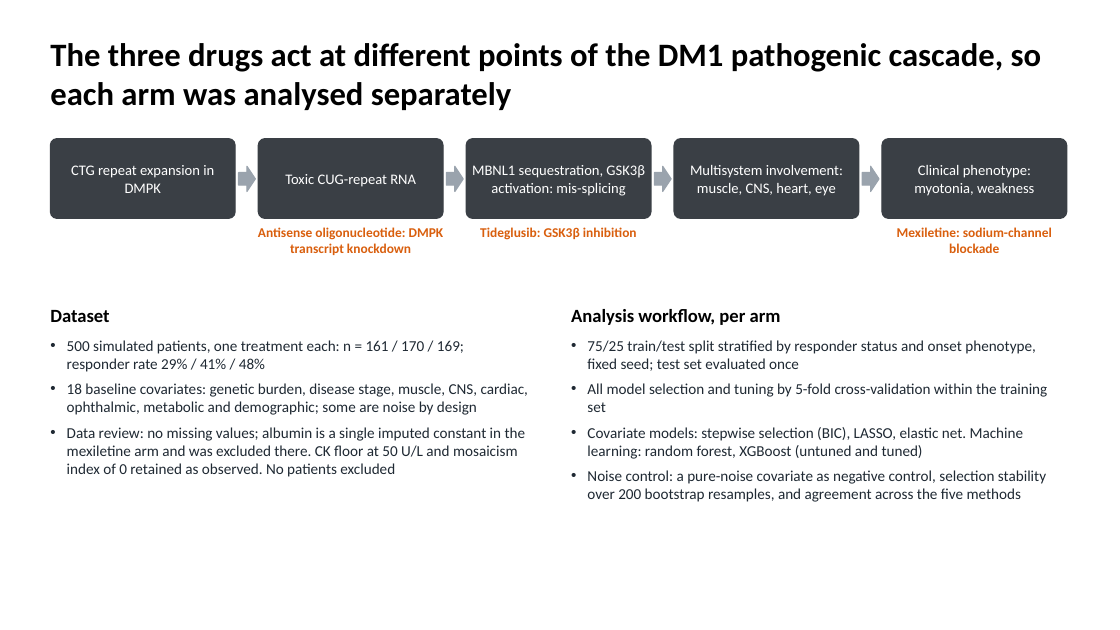
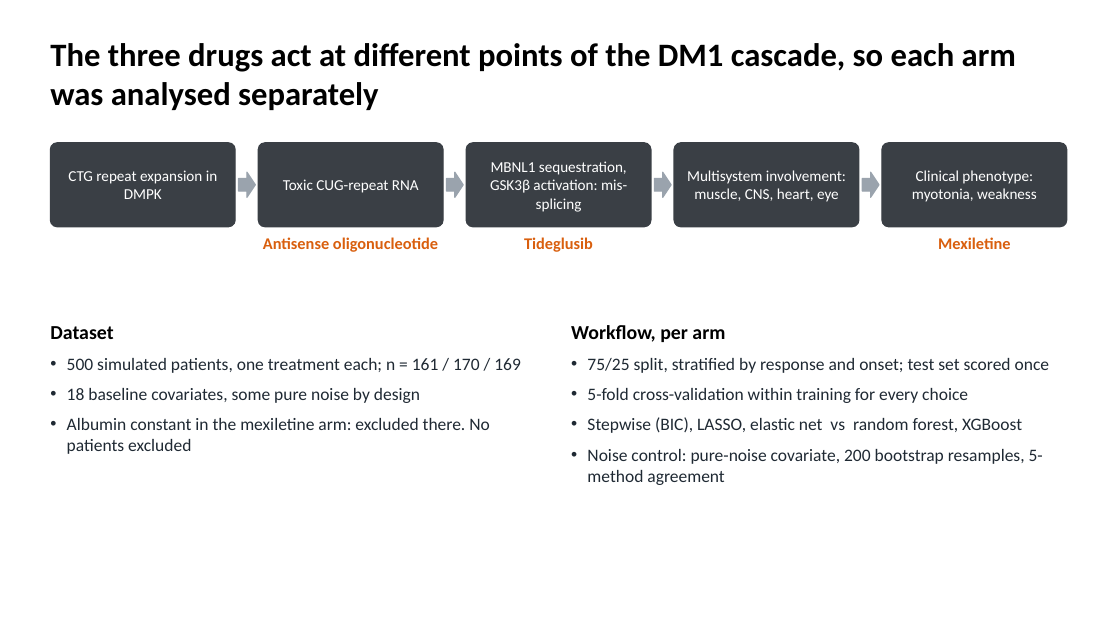
Before and after one commit to euibeom135-cell/acop2026-hackathon-team1, a slide deck: slide 3 of slides/Team1_DM1_slides.pptx. Drawn at 1120x630 pixels with LibreOffice and Linux fonts; fonts in the diff are those of the drawing. Boxes give left, top, right and bottom in pixels: in the first picture for what was removed or moved away, otherwise in the second. Text is boxed around its words. In the diff, an @@ line names an element or a change of style, - is before the commit and + after.

```diff
--- a/slides/Team1_DM1_slides.pptx
+++ b/slides/Team1_DM1_slides.pptx
@@ title at <box>50,43,1016,110</box>: text changed @@
-The three drugs act at different points of the DM1 pathogenic cascade, so each arm was analysed separately
+The three drugs act at different points of the DM1 cascade, so each arm was analysed separately
@@ rounded rectangle: place and size @@
-rounded rectangle at <box>50,139,235,218</box>
+rounded rectangle at <box>50,143,235,227</box>
@@ rounded rectangle: place and size @@
-rounded rectangle at <box>259,139,444,218</box>
+rounded rectangle at <box>259,143,444,227</box>
@@ rounded rectangle: place and size @@
-rounded rectangle at <box>466,139,651,218</box>
+rounded rectangle at <box>466,143,651,227</box>
@@ proportions changed in 5 elements at <box>50,143,235,227</box>, <box>259,143,444,227</box>, <box>466,143,651,227</box>, <box>882,143,1067,227</box>, <box>675,143,860,227</box> @@
@@ rounded rectangle: place and size @@
-rounded rectangle at <box>675,139,860,218</box>
+rounded rectangle at <box>675,143,860,227</box>
@@ size 12.5 to 13 pt in 5 elements at <box>68,170,217,199</box>, <box>283,179,419,193</box>, <box>490,161,627,212</box>, <box>687,170,846,202</box>, <box>912,170,1037,202</box> @@
@@ rounded rectangle: place and size @@
-rounded rectangle at <box>882,139,1067,218</box>
+rounded rectangle at <box>882,143,1067,227</box>
@@ 4 right arrows: place and size @@
-4 right arrows at <box>239,166,880,192</box>
+4 right arrows at <box>239,172,880,197</box>
@@ text at <box>263,237,438,252</box>: text changed; size 11.5 to 14 pt @@
-Antisense oligonucleotide: DMPK transcript knockdown
+Antisense oligonucleotide
@@ text at <box>524,237,593,252</box>: text changed; size 11.5 to 14 pt @@
-Tideglusib: GSK3β inhibition
+Tideglusib
@@ text at <box>938,237,1011,249</box>: text changed; size 11.5 to 14 pt @@
-Mexiletine: sodium-channel blockade
+Mexiletine
@@ text "Dataset": place and size @@
-text "Dataset" at <box>50,310,109,322</box>
+text "Dataset" at <box>50,326,113,339</box>
@@ text "Dataset" at <box>50,326,113,339</box>: size 16 to 17 pt @@
@@ text at <box>571,325,725,342</box>: text changed; size 16 to 17 pt @@
-Analysis workflow, per arm
+Workflow, per arm
@@ text at <box>67,358,521,454</box>: text changed; size 13 to 15 pt @@
-• 500 simulated patients, one treatment each: n = 161 / 170 / 169; responder rate 29% / 41% / 48%
-• 18 baseline covariates: genetic burden, disease stage, muscle, CNS, cardiac, ophthalmic, metabolic and demographic; some are noise by design
-• Data review: no missing values; albumin is a single imputed constant in the mexiletine arm and was excluded there. CK floor at 50 U/L and mosaicism index of 0 retained as observed. No patients excluded
+• 500 simulated patients, one treatment each; n = 161 / 170 / 169
+• 18 baseline covariates, some pure noise by design
+• Albumin constant in the mexiletine arm: excluded there. No patients excluded
@@ text at <box>587,358,1049,485</box>: text changed; size 13 to 15 pt @@
-• 75/25 train/test split stratified by responder status and onset phenotype, fixed seed; test set evaluated once
-• All model selection and tuning by 5-fold cross-validation within the training set
-• Covariate models: stepwise selection (BIC), LASSO, elastic net. Machine learning: random forest, XGBoost (untuned and tuned)
-• Noise control: a pure-noise covariate as negative control, selection stability over 200 bootstrap resamples, and agreement across the five methods
+• 75/25 split, stratified by response and onset; test set scored once
+• 5-fold cross-validation within training for every choice
+• Stepwise (BIC), LASSO, elastic net vs random forest, XGBoost
+• Noise control: pure-noise covariate, 200 bootstrap resamples, 5-method agreement
```
Also in this commit, not shown: 8 other slides changed.
